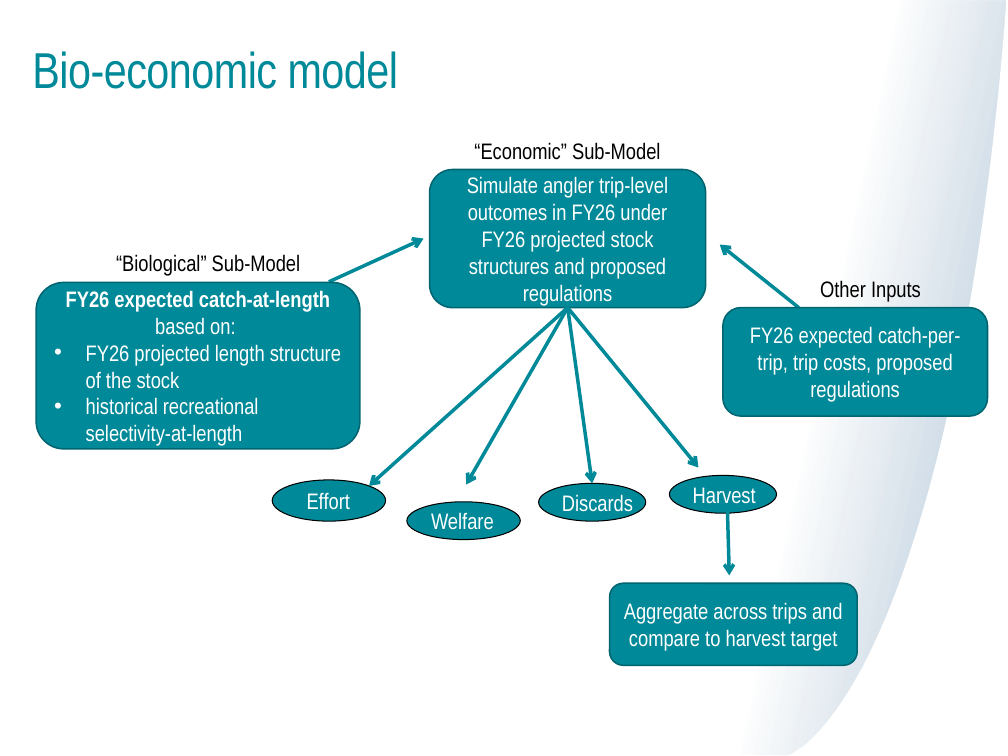
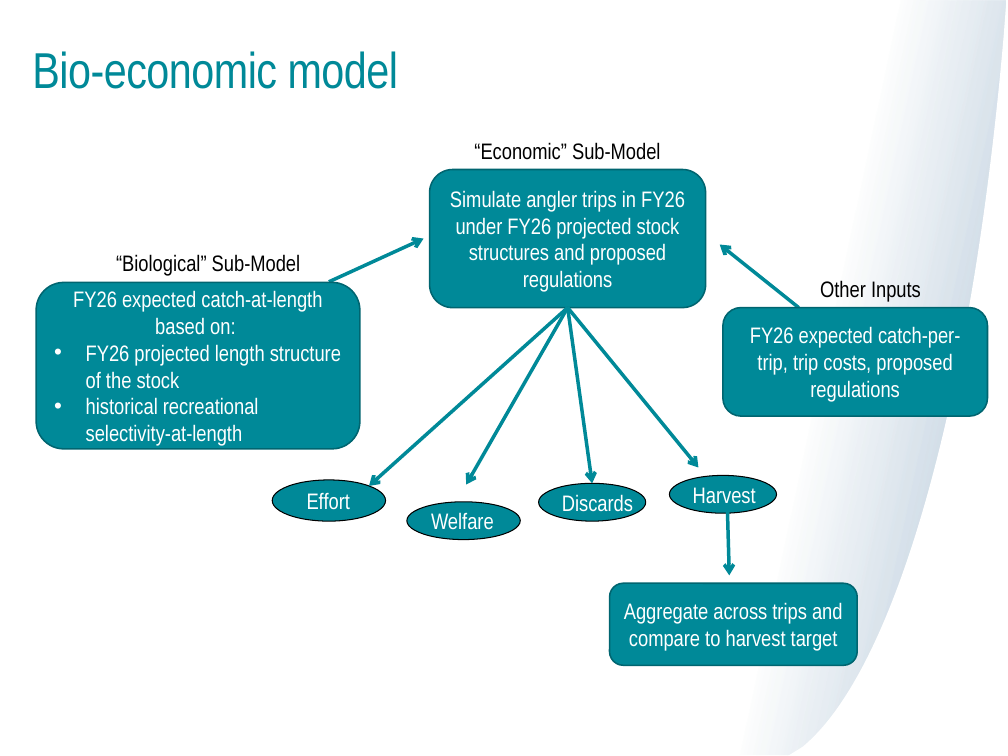
Before and after one commit to mle2718/flukeRDM, a slide deck: slide 4 of docs/TC meeting 6-20-25 Lou.pptx (slide 3 before the commit). Drawn at 1008x756 pixels with LibreOffice and Linux fonts; fonts in the diff are those of the drawing. Boxes give left, top, right and bottom in pixels: in the first picture for what was removed or moved away, otherwise in the second. Text is boxed around its words. In the diff, an @@ line names an element or a change of style, - is before the commit and + after.

Commit message:
minor pre-sim and sim code adjustement
Worked to develop the calibration loop, where we iteratively repeat the simulation procedure each time adjusting the proportion of trips that illegal harvest or voluntarily discard legal catch

```diff
--- a/docs/TC meeting 6-20-25 Lou.pptx
+++ b/docs/TC meeting 6-20-25 Lou.pptx
@@ text in rounded rectangle at (450, 190, 685, 292): text changed @@
-Simulate angler trip-level outcomes in FY26 under FY26 projected stock structures and proposed regulations
+Simulate angler trips in FY26 under FY26 projected stock structures and proposed regulations
@@ text in rounded rectangle at (73, 290, 322, 335): bold off in "FY26 expected catch-at-length" @@
```
Also in this commit, not shown: 17 other slides changed, 14 slides added, 2 slides removed, 8 other files.
